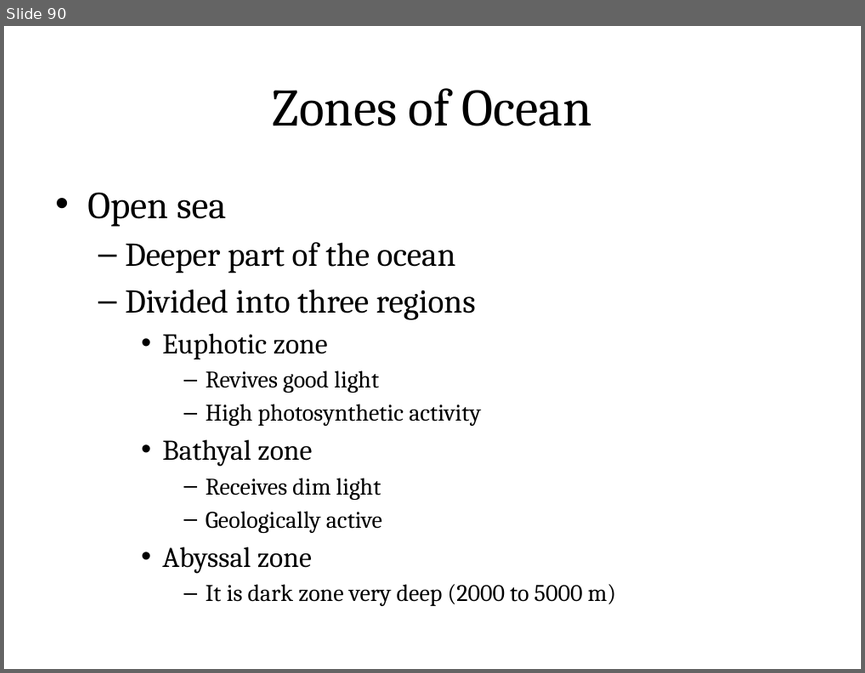
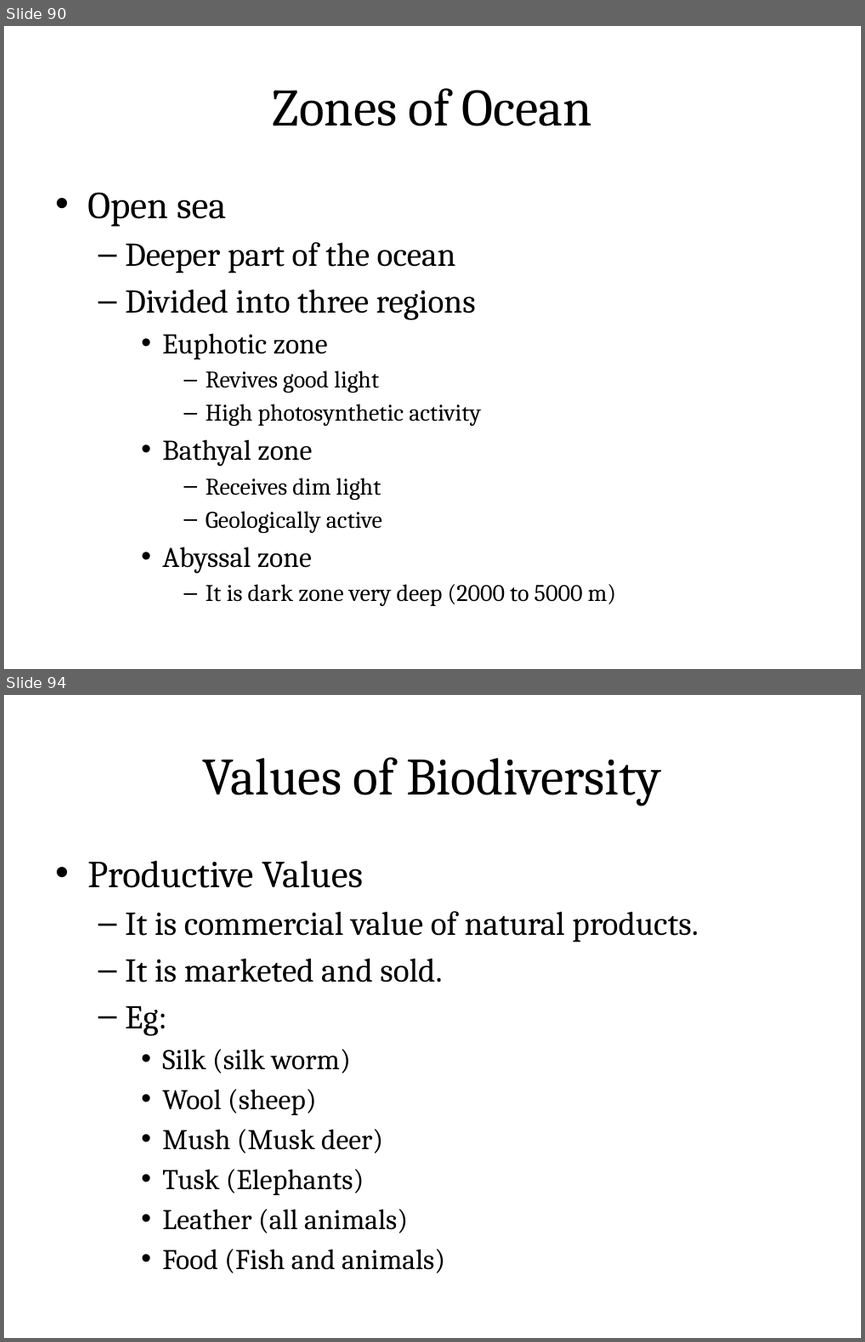
Before and after one commit to rajasekaran36/GE8291-Environmental-Science-and-Engineering, a slide deck: Slides/GE8291-U1.pptx. Shown one above the other, each under a label of ours: slide 90 before the commit, slides 90 and 94 after it; the slides between them are not shown. The pictures are 865x673 and 865x1342 pixels, drawn with LibreOffice and Linux fonts; fonts in the diff are those of the drawing. Boxes give left, top, right and bottom in pixels: in the first picture for what was removed or moved away, otherwise in the second. Text is boxed around its words. In the diff, an @@ line names an element or a change of style, - is before the commit and + after.

```diff
--- a/Slides/GE8291-U1.pptx
+++ b/Slides/GE8291-U1.pptx
@@ slide 94 added at [4, 695, 861, 1338], background #FFFFFF @@
@@ title added at [46, 721, 818, 828], fill gradient #DAFDA7 to #E4FCC2 to #F5FFE7, outline #98B955 0.75 pt, 44 pt, text #000000 @@
+Values of Biodiversity
@@ text added at [87, 861, 698, 1273], 24 pt, text #000000 @@
+• Productive Values
+  – It is commercial value of natural products.
+  – It is marketed and sold.
+  – Eg:
+    • Silk (silk worm)
+    • Wool (sheep)
+    • Mush (Musk deer)
+    • Tusk (Elephants)
+    • Leather (all animals)
+    • Food (Fish and animals)
```
Also in this commit, not shown: 16 other slides added, 1 other file.
